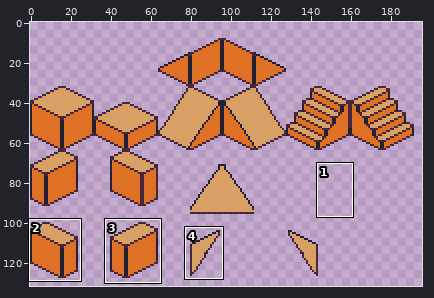
One commit to this pixel-art file: assets/tiles.aseprite. The picture above shows the old version from afar; the outline marks the close-up.
Close-up. Before:
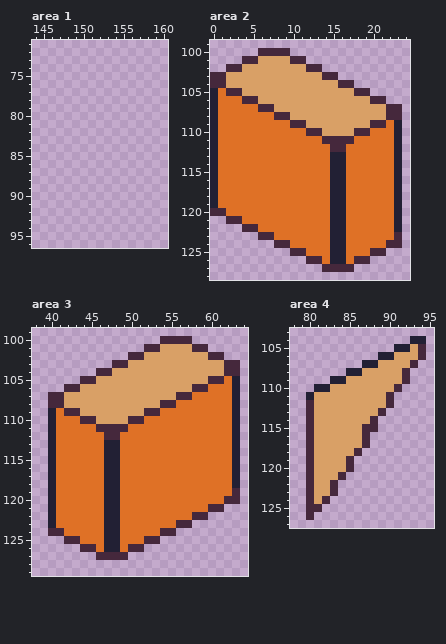
256x256 pixels, 1 frame. Shown: area 1: x 144..160, y 71..96; area 2: x 0..24, y 99..128; area 3: x 38..64, y 99..129; area 4: x 78..95, y 103..127. The old version is drawn lined up with the new one. The wide view leaves out empty margins. The commit also changed other parts of the picture, which this record leaves out.
And afterwards:
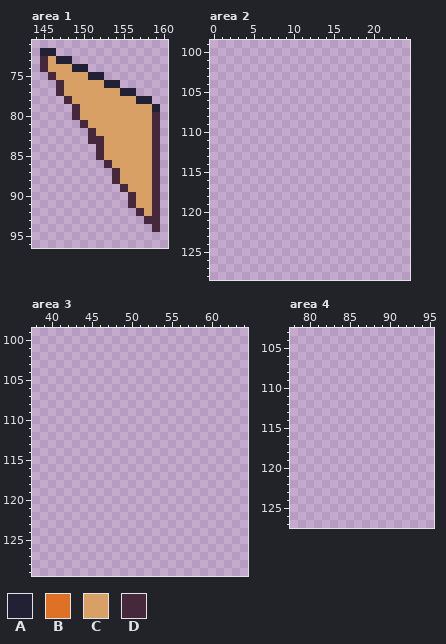
Palette (. is transparent): A #222034  B #df7126  C #d9a066  D #45283c
What changed:
whole drawing moved by +0,-16 (the old picture is shown already moved)
Changed rows in their new state; - is an unchanged pixel.
Area 1:
first column x 145:
72 AA-------------
73 DCAA-----------
74 DCCCAA---------
75 -DCCCCAA-------
76 --DCCCCCAA-----
77 --DCCCCCCCAA---
78 ---DCCCCCCCCAA-
79 ----DCCCCCCCCCA
80 ----DCCCCCCCCCD
81 -----DCCCCCCCCD
82 ------DCCCCCCCD
83 ------DDCCCCCCD
84 -------DCCCCCCD
85 -------DCCCCCCD
86 --------DCCCCCD
87 ---------DCCCCD
88 ---------DCCCCD
89 ----------DCCCD
90 -----------DCCD
91 -----------DCCD
92 ------------DCD
93 -------------DD
94 --------------D
Area 2:
first column x 0:
100 ------....--------------
101 ----........------------
102 --............----------
103 ................--------
104 ..................------
105 ....................----
106 ......................--
107 ........................
108 ........................
109 ........................
110 ........................
111 ........................
112 ........................
113 ........................
114 ........................
115 ........................
116 ........................
117 ........................
118 ........................
119 ........................
120 ........................
121 --......................
122 ----....................
123 ------..................
124 --------................
125 ----------............--
126 ------------........----
127 --------------....------
Area 3:
first column x 40:
100 --------------....------
101 ------------........----
102 ----------............--
103 --------................
104 ------..................
105 ----....................
106 --......................
107 ........................
108 ........................
109 ........................
110 ........................
111 ........................
112 ........................
113 ........................
114 ........................
115 ........................
116 ........................
117 ........................
118 ........................
119 ........................
120 ........................
121 ......................--
122 ....................----
123 ..................------
124 ................--------
125 --............----------
126 ----........------------
127 ------....--------------
Area 4:
first column x 80:
104 -------------..
105 -----------....
106 ---------......
107 -------.......-
108 -----........--
109 ---..........--
110 -...........---
111 ...........----
112 ...........----
113 ..........-----
114 .........------
115 .........------
116 ........-------
117 ........-------
118 .......--------
119 ......---------
120 ......---------
121 .....----------
122 ....-----------
123 ....-----------
124 ...------------
125 ..-------------
126 .--------------
Changed places in both close-ups, as pixel boxes (x1, y1, x2, y2):
added: (40, 48, 160, 232)
erased: (210, 48, 402, 272)
erased: (48, 336, 240, 560)
erased: (306, 336, 426, 520)
